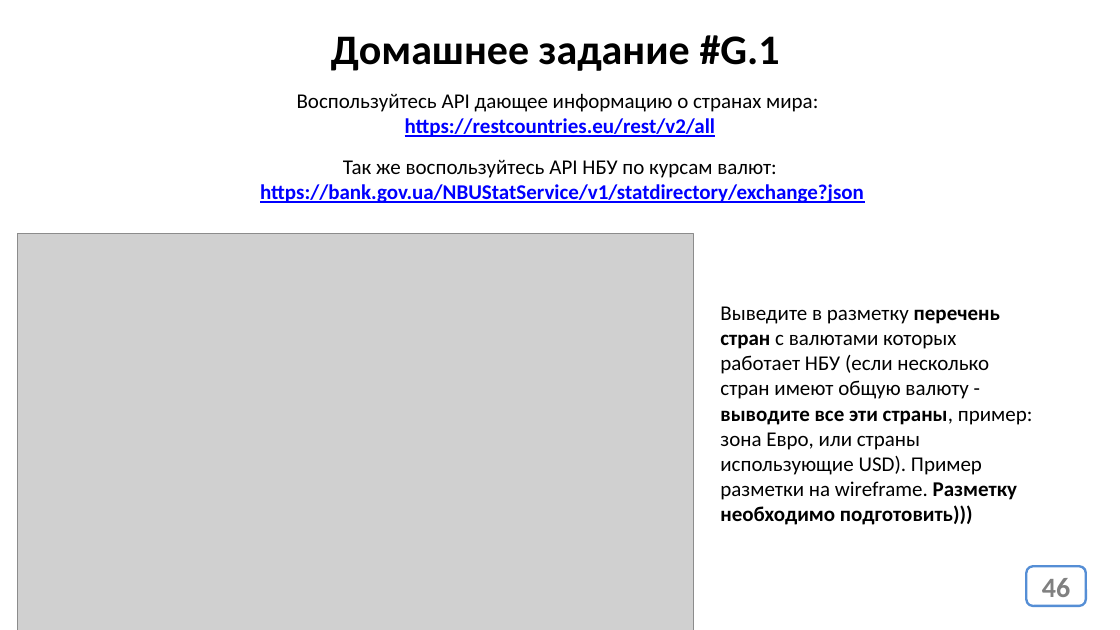
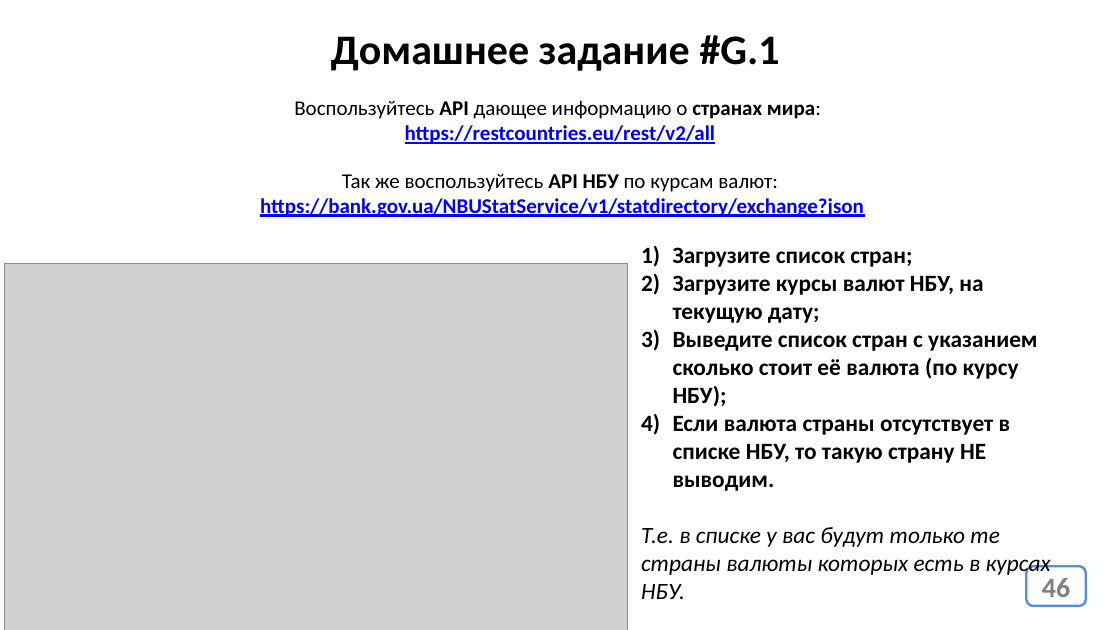
Before and after one commit to js-11-ort-dnipro/lesson07, a slide deck: slide 46 of lesson07.pptx. Drawn at 1120x630 pixels with LibreOffice and Linux fonts; fonts in the diff are those of the drawing; grey boxes stand for pictures. Boxes give left, top, right and bottom in pixels: in the first picture for what was removed or moved away, otherwise in the second. Text is boxed around its words. In the diff, an @@ line names an element or a change of style, - is before the commit and + after.

```diff
--- a/lesson07.pptx
+++ b/lesson07.pptx
@@ text "Воспользуйтесь API дающее информацию о ...": place and size @@
-text "Воспользуйтесь API дающее информацию о ..." at <box>297,93,818,137</box>
+text "Воспользуйтесь API дающее информацию о ..." at <box>294,100,821,144</box>
@@ text "Воспользуйтесь API дающее информацию о ..." at <box>294,100,821,144</box>: bold on in "API странах мира:" @@
@@ text "Так же воспользуйтесь API НБУ ...": place and size @@
-text "Так же воспользуйтесь API НБУ ..." at <box>260,159,864,203</box>
+text "Так же воспользуйтесь API НБУ ..." at <box>260,173,864,217</box>
@@ text "Так же воспользуйтесь API НБУ ..." at <box>260,173,864,217</box>: bold on in "API НБУ" @@
@@ picture: place and size @@
-picture at <box>18,233,693,630</box>
+picture at <box>4,264,628,630</box>
@@ text at <box>641,247,1051,577</box>: text changed; size 18 to 20 pt; bold on @@
-Выведите в разметку перечень стран с валютами которых работает НБУ (если несколько стран имеют общую валюту - выводите все эти страны, пример: зона Евро, или страны использующие USD). Пример разметки на wireframe. Разметку необходимо подготовить)))
+1) Загрузите список стран;
+2) Загрузите курсы валют НБУ, на текущую дату;
+3) Выведите список стран с указанием сколько стоит её валюта (по курсу НБУ);
+4) Если валюта страны отсутствует в списке НБУ, то такую страну НЕ выводим.
+Т.е. в списке у вас будут только те страны валюты которых есть в курсах НБУ.
```
Also in this commit, not shown: 1 other file.
